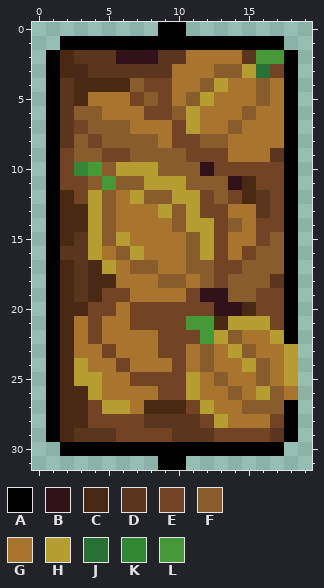
A pixel-art file gets an edit: Assets/Sprites/carWithPumkins.aseprite. That is the earlier state.
20x32 pixels, 1 frame.
Visible layers, top first: "contents", "Layer 1".
Palette (. is transparent): A #000000  B #311219  C #4a2912  D #5a361e  E #734326  F #885c2d  G #a8742e  H #b69d32  J #297035  K #318734  L #479938
Pixels before, first column x 1:
 0 ........AA........
 1 .AAAAAAAAAAAAAAAA.
 2 ACDDDBBBDDGGGGDLLA
 3 ACCDDDDDDGGGFFHJEA
 4 ADCCCCFEEGGFHGGFGA
 5 ADCGGGEFEGFHGGGFGA
 6 ADFFGGGEEFHGGGFGGA
 7 ADEFFFGGGEHGGFGGGA
 8 ADFEFFFFGEEFFGGGGA
 9 AEFFEEFFFFEEEGGGDA
10 AEKLFHHHFFFBEEEEEA
11 AEEFLFFHHHFFFBCEEA
12 ACEHFGHFFHHEFECDEA
13 ACCHFGGGHFHEEGGDEA
14 ACCHFGGGGFHHEFGEEA
15 ACDHFHGGGGFHEGGEFA
16 ADDHGFHGGGFHEGEFFA
17 ACDCHGFFGGFFEEFFFA
18 ACDCCGGGFFGFEFFFDA
19 ACDCEEGGGGEBBFFEEA
20 ACCEEGEEEEEEBBCEEA
21 ACGEGGEEEELLCHHHEA
22 ACGEGGGGEEELHFGGHA
23 ACGGEGGGEEGFGHFGGH
24 ACHGGEGGGEGFGGHFGH
25 ACHHGGEEEEHGFGGFGH
26 ACCHGGGGEEHGGFGHFG
27 ACCEHHGCCCEHGGFFFA
28 ACCEEEEDDDDEHGGGEA
29 ACDDDEEEEDDDEEEEDA
30 .AAAAAAAAAAAAAAAA.
31 ........AA........
The result:
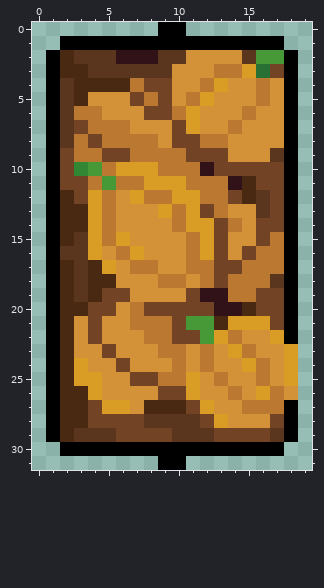
Edits made:
colour F: #885c2d -> #ba7831
colour G: #a8742e -> #d49238
colour H: #b69d32 -> #d99c25
Changed rows in their new state; - is a pixel that keeps its letter.
Layer "contents":
first column x 12:
12 F-
13 -F
first column x 7:
20 F---
21 FFF-
22 -FF-
23 --FF
24 ---F
25 --FF
Where, in picture pixels (left, top, right, bottom), the same in both pictures:
changed: (74, 50, 298, 428)
